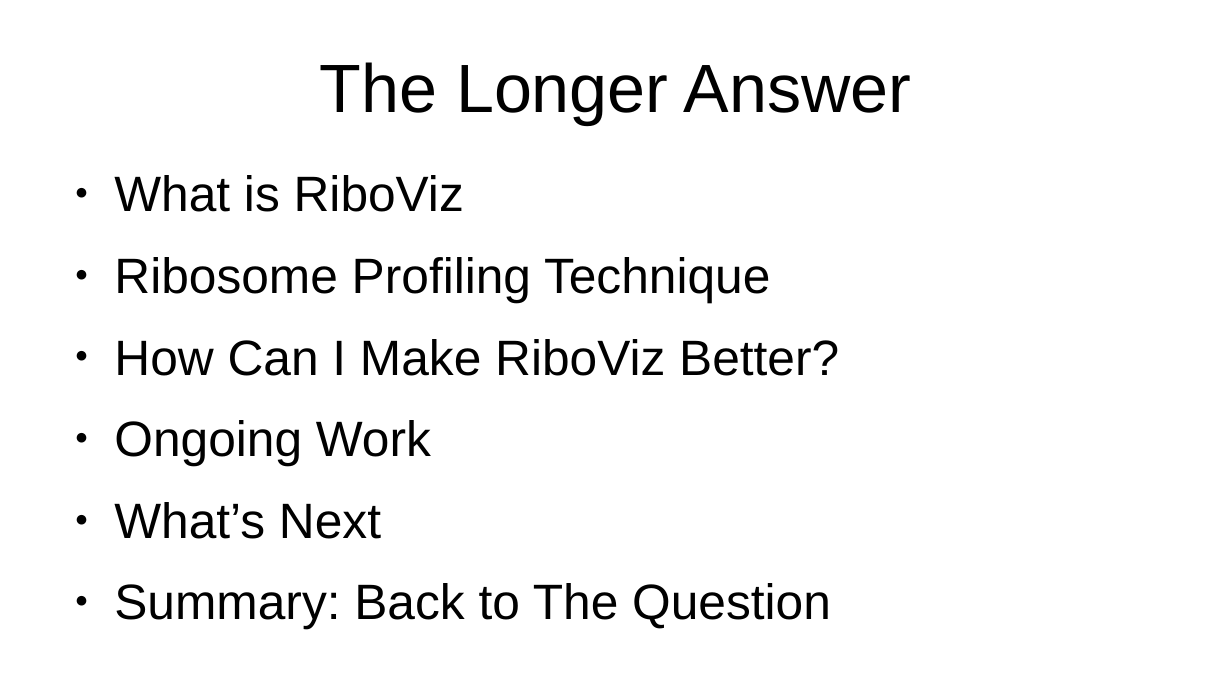
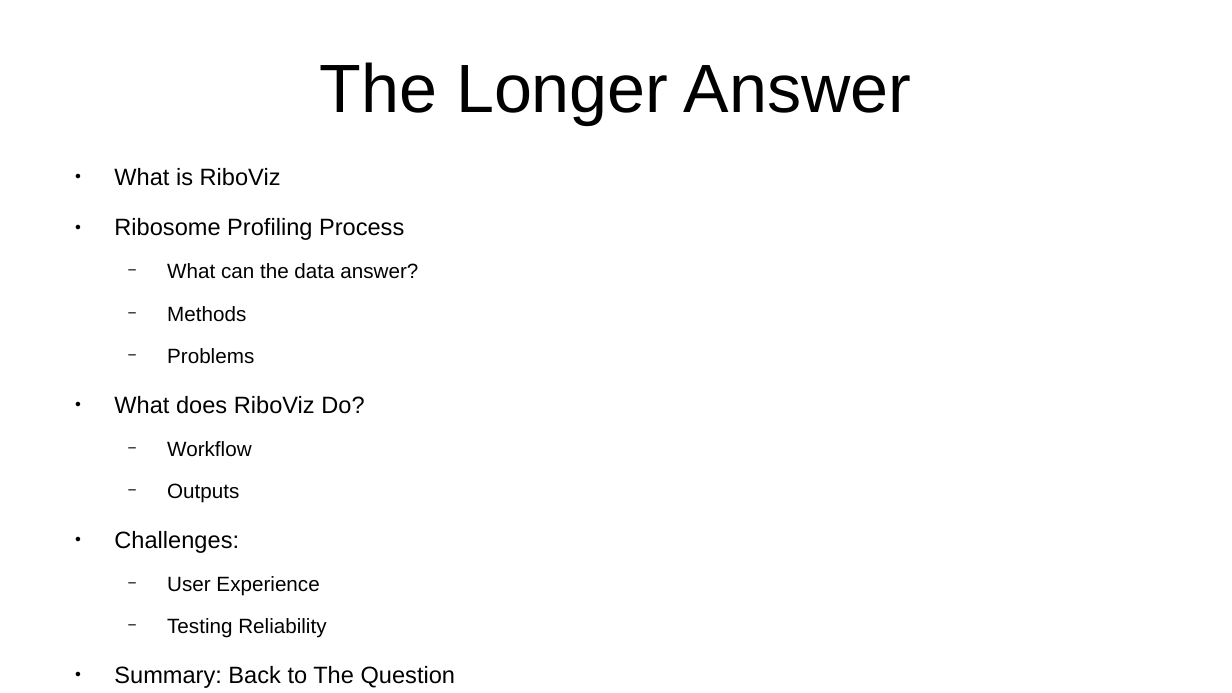
Before and after one commit to FlicAnderson/LabTalk-RiboViz, a slide deck: slide 3 of LabTalk.odp. Drawn at 1232x693 pixels with LibreOffice and Linux fonts; fonts in the diff are those of the drawing. Boxes give left, top, right and bottom in pixels: in the first picture for what was removed or moved away, otherwise in the second. Text is boxed around its words. In the diff, an @@ line names an element or a change of style, - is before the commit and + after.

```diff
--- a/LabTalk.odp
+++ b/LabTalk.odp
@@ text at bbox=[114, 168, 455, 688]: size 32 to 15.2 pt in "What is RiboViz", "Summary: Back to The Question" @@
@@ text at bbox=[114, 218, 418, 638]: text changed; size 32 to 13.3 pt @@
-● Ribosome Profiling Technique
-● How Can I Make RiboViz Better?
-● Ongoing Work
-● What’s Next
+● Ribosome Profiling Process
+  − What can the data answer?
+  − Methods
+  − Problems
+● What does RiboViz Do?
+  − Workflow
+  − Outputs
+● Challenges:
+  − User Experience
+  − Testing Reliability
```
Also in this commit, not shown: 21 other slides changed, 4 slides added, 10 slides removed.
